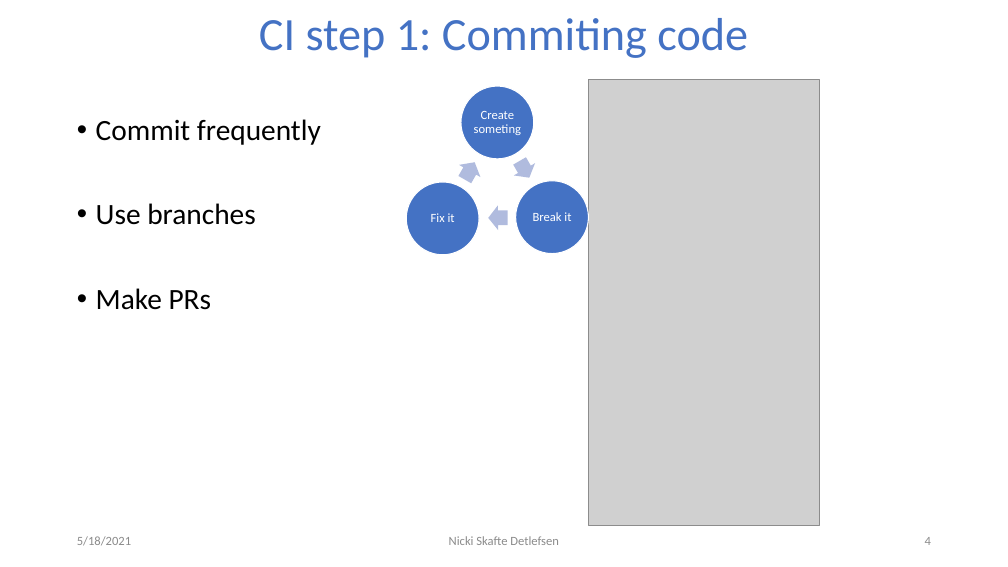
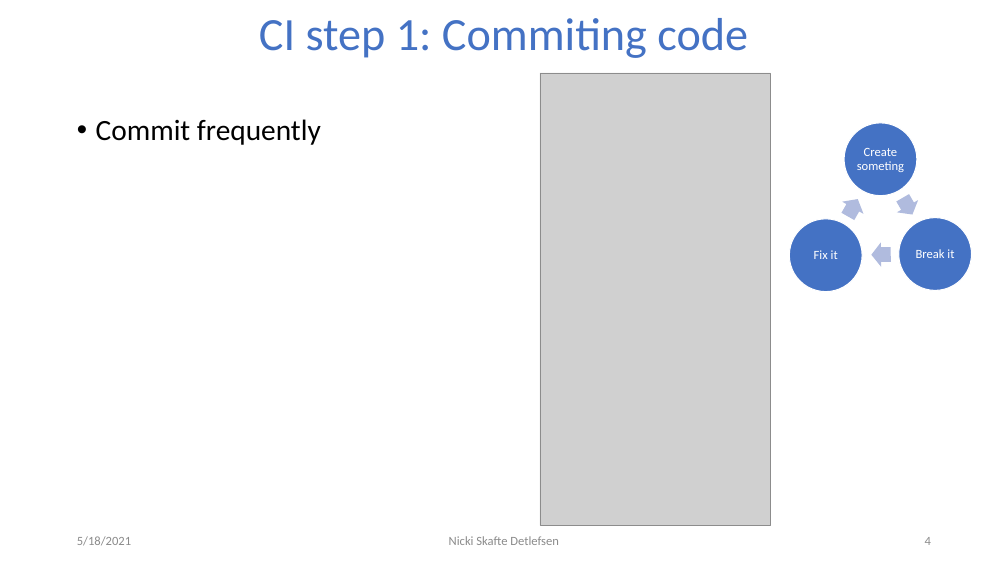
Before and after one commit to DeepEasterbunny/dtu_mlops, a slide deck: slide 4 of 04_continues_integration/ci.pptx. Drawn at 1008x567 pixels with LibreOffice and Linux fonts; fonts in the diff are those of the drawing; grey boxes stand for pictures; background and template pictures are left out. Boxes give left, top, right and bottom in pixels: in the first picture for what was removed or moved away, otherwise in the second. Text is boxed around its words. In the diff, an @@ line names an element or a change of style, - is before the commit and + after.

```diff
--- a/04_continues_integration/ci.pptx
+++ b/04_continues_integration/ci.pptx
@@ picture: place and size @@
-picture at (588, 79, 819, 526)
+picture at (540, 73, 771, 526)
@@ ellipse: place and size @@
-ellipse at (516, 181, 588, 253)
+ellipse at (845, 123, 917, 196)
@@ text at (96, 203, 255, 310): paragraphs removed @@
-• Use branches
-• Make PRs
@@ ellipse: place and size @@
-ellipse at (461, 86, 534, 159)
+ellipse at (899, 218, 972, 290)
@@ 3 texts, 3 right arrows, 1 ellipse: place and size @@
-3 texts, 3 right arrows, 1 ellipse at (406, 111, 571, 255)
+3 texts, 3 right arrows, 1 ellipse at (789, 148, 954, 291)
```
Also in this commit, not shown: 2 other slides changed, 5 slides added, 1 other file.
